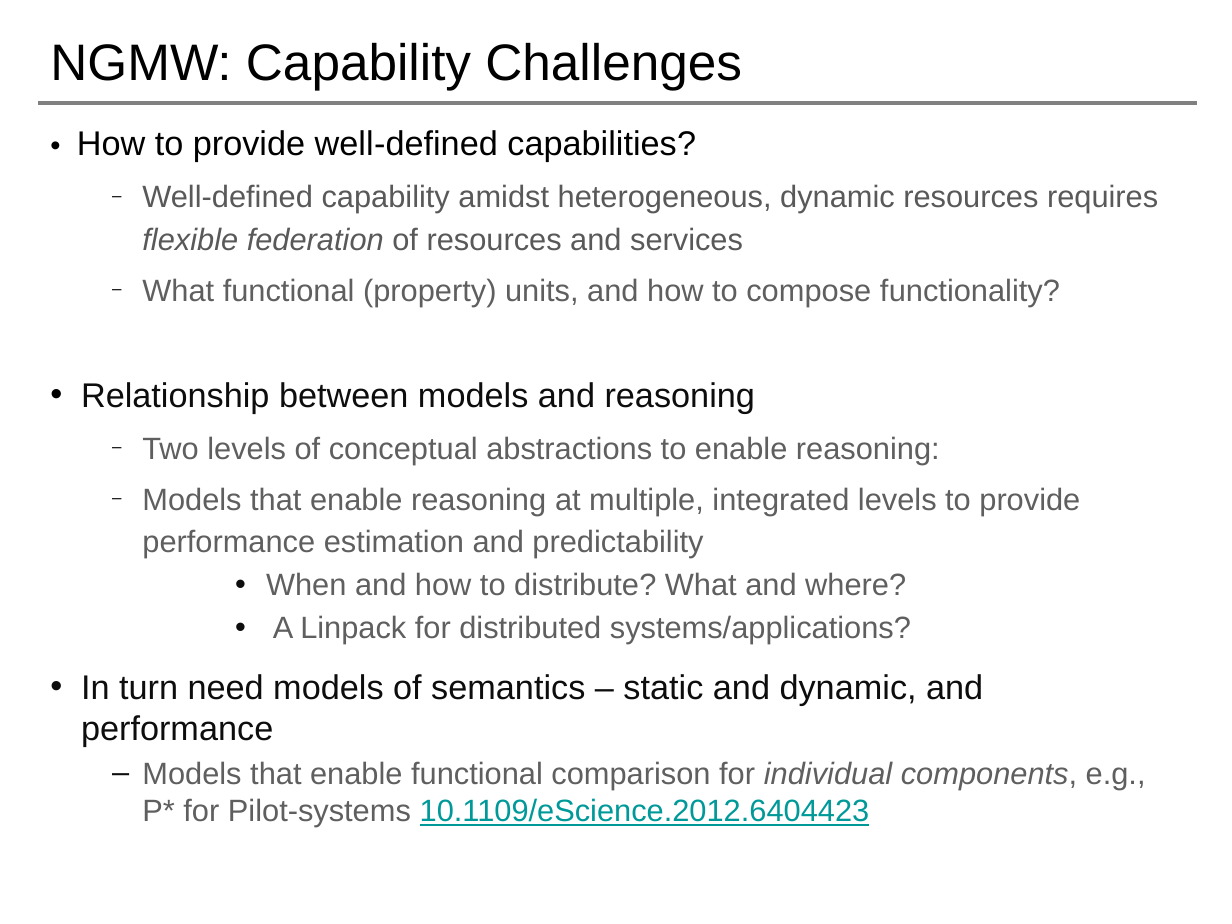
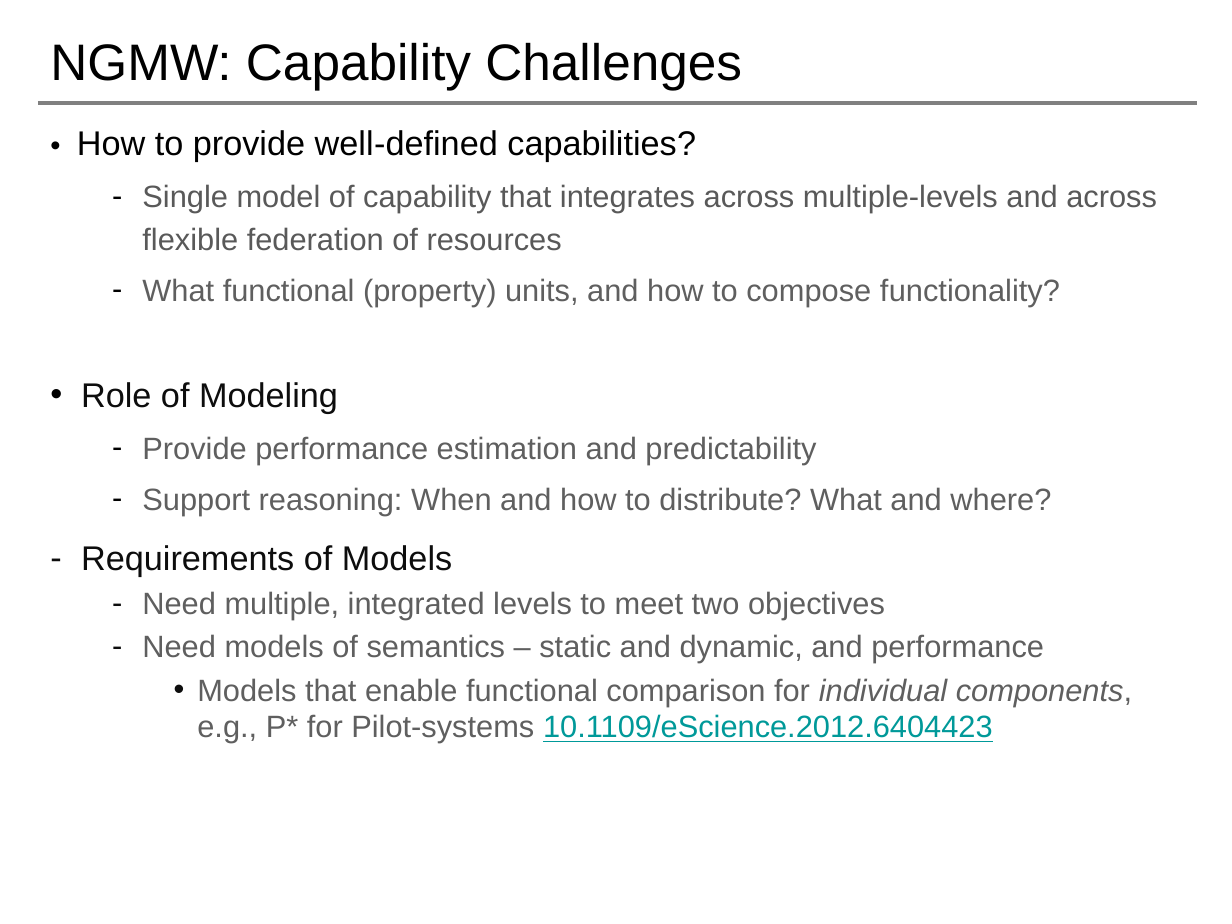
Before and after one commit to saga-project/NGMW, a slide deck: slide 9 of presentations/radical-modsim.pptx. Drawn at 1232x924 pixels with LibreOffice and Linux fonts; fonts in the diff are those of the drawing; background and template pictures are left out. Boxes give left, top, right and bottom in pixels: in the first picture for what was removed or moved away, otherwise in the second. Text is boxed around its words. In the diff, an @@ line names an element or a change of style, - is before the commit and + after.

```diff
--- a/presentations/radical-modsim.pptx
+++ b/presentations/radical-modsim.pptx
@@ text at <box>142,184,1157,251</box>: text changed @@
-  – Well-defined capability amidst heterogeneous, dynamic resources requires flexible federation of resources and services
+  – Single model of capability that integrates across multiple-levels and across flexible federation of resources
@@ text at <box>142,278,1132,743</box>: bullet – to -; bullet – to •; list level 2 to 3 in "Models that enable functional comparison ..." @@
@@ text at <box>81,382,1051,663</box>: text changed @@
-• Relationship between models and reasoning
-  – Two levels of conceptual abstractions to enable reasoning:
-  – Models that enable reasoning at multiple, integrated levels to provide performance estimation and predictability
-      • When and how to distribute? What and where?
-      • A Linpack for distributed systems/applications?
-• In turn need models of semantics – static and dynamic, and performance
+• Role of Modeling
+  – Provide performance estimation and predictability
+  – Support reasoning: When and how to distribute? What and where?
+– Requirements of Models
+  – Need multiple, integrated levels to meet two objectives
+  – Need models of semantics – static and dynamic, and performance
```
Also in this commit, not shown: 5 other slides changed.
